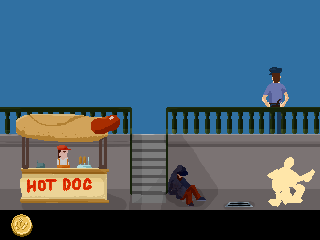
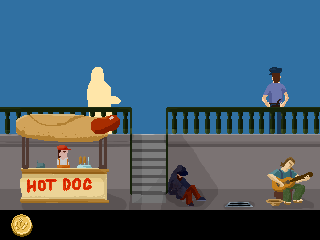
Layers edited between the first and the second 320 x 240 image:
painted on "busker" over [266, 157, 315, 207]
painted on "wall" over [272, 198, 314, 209]
showed "fundraiser" over [87, 67, 121, 134]
